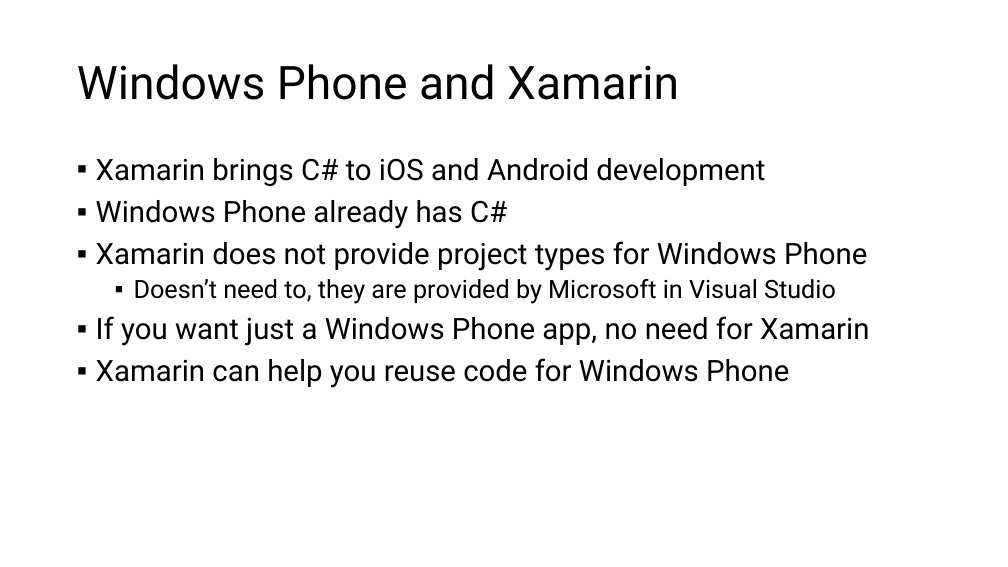
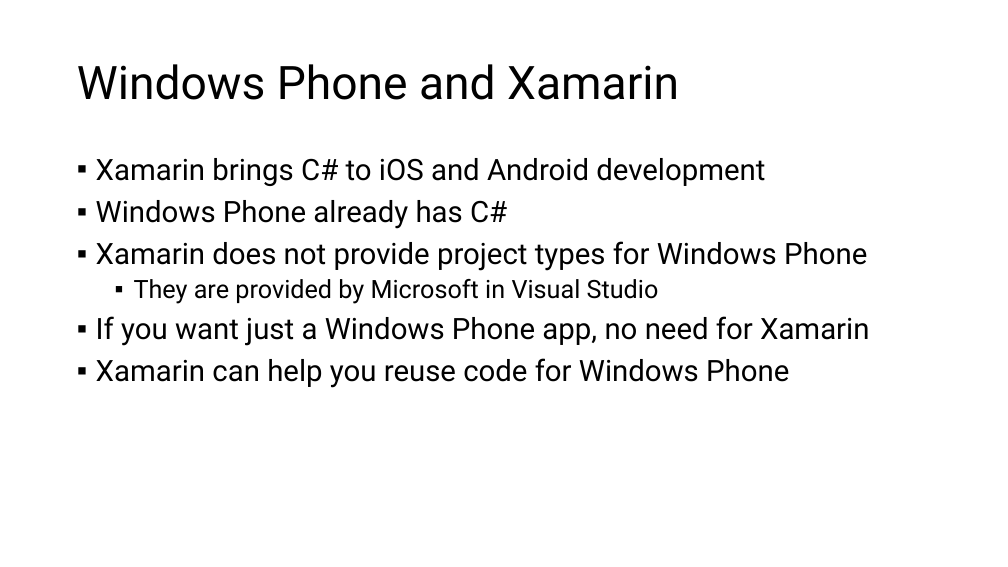
Before and after one commit to microsoft/AcademicContent, a slide deck: slide 4 of Instructor-Led/Module3/Lessons/Module3_Lesson7 Developing Windows Phone Apps with Xamarin.pptx. Drawn at 1008x567 pixels with LibreOffice and Linux fonts; fonts in the diff are those of the drawing. Boxes give left, top, right and bottom in pixels: in the first picture for what was removed or moved away, otherwise in the second. Text is boxed around its words. In the diff, an @@ line names an element or a change of style, - is before the commit and + after.

```diff
--- a/Instructor-Led/Module3/Lessons/Module3_Lesson7 Developing Windows Phone Apps with Xamarin.pptx
+++ b/Instructor-Led/Module3/Lessons/Module3_Lesson7 Developing Windows Phone Apps with Xamarin.pptx
@@ text at [134, 279, 659, 304]: text changed @@
-  ▪ Doesn’t need to, they are provided by Microsoft in Visual Studio
+  ▪ They are provided by Microsoft in Visual Studio
```
Also in this commit, not shown: 7 other slides changed, 3 slides added, 10 other files.
